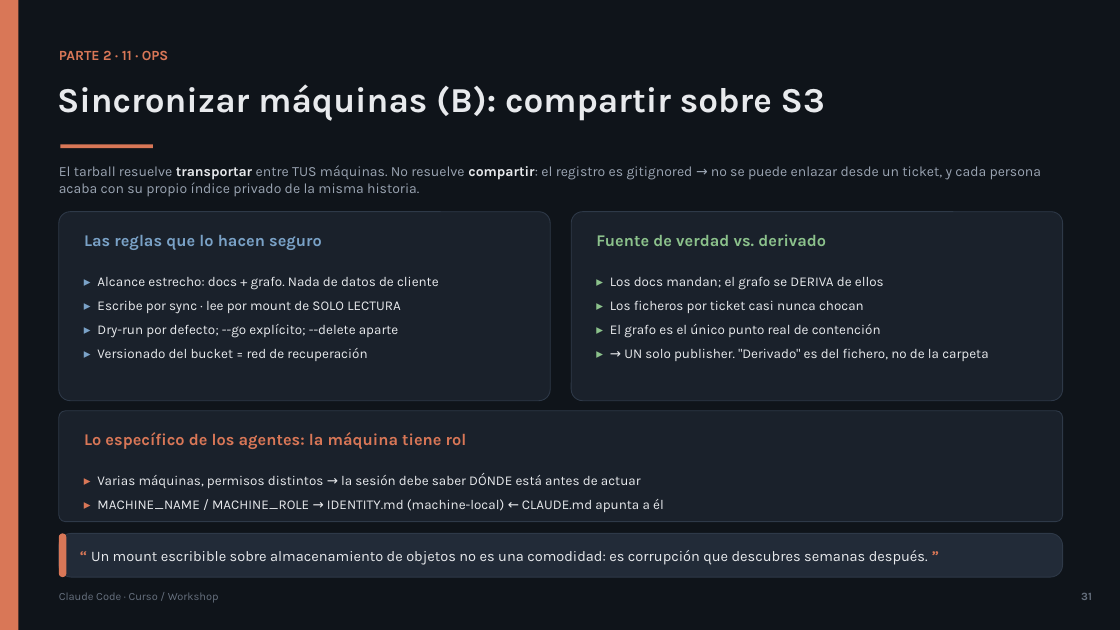
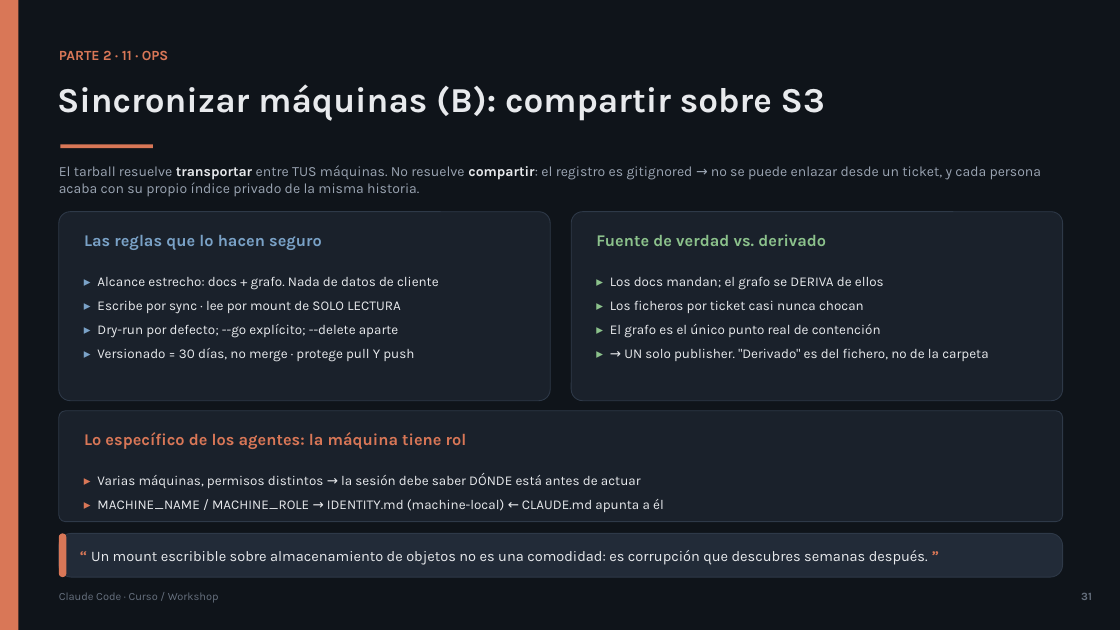
Before and after one commit to olonok69/claude_code_ml_engineer, a slide deck: slide 34 of presentacion/Claude_Code_Presentacion.pptx. Drawn at 1120x630 pixels with LibreOffice and Linux fonts; fonts in the diff are those of the drawing. Boxes give left, top, right and bottom in pixels: in the first picture for what was removed or moved away, otherwise in the second. Text is boxed around its words. In the diff, an @@ line names an element or a change of style, - is before the commit and + after.

```diff
--- a/presentacion/Claude_Code_Presentacion.pptx
+++ b/presentacion/Claude_Code_Presentacion.pptx
@@ text at (97, 348, 414, 361): text changed @@
-▸ Versionado del bucket = red de recuperación
+▸ Versionado = 30 días, no merge · protege pull Y push
```
Also in this commit, not shown: 26 other files.
